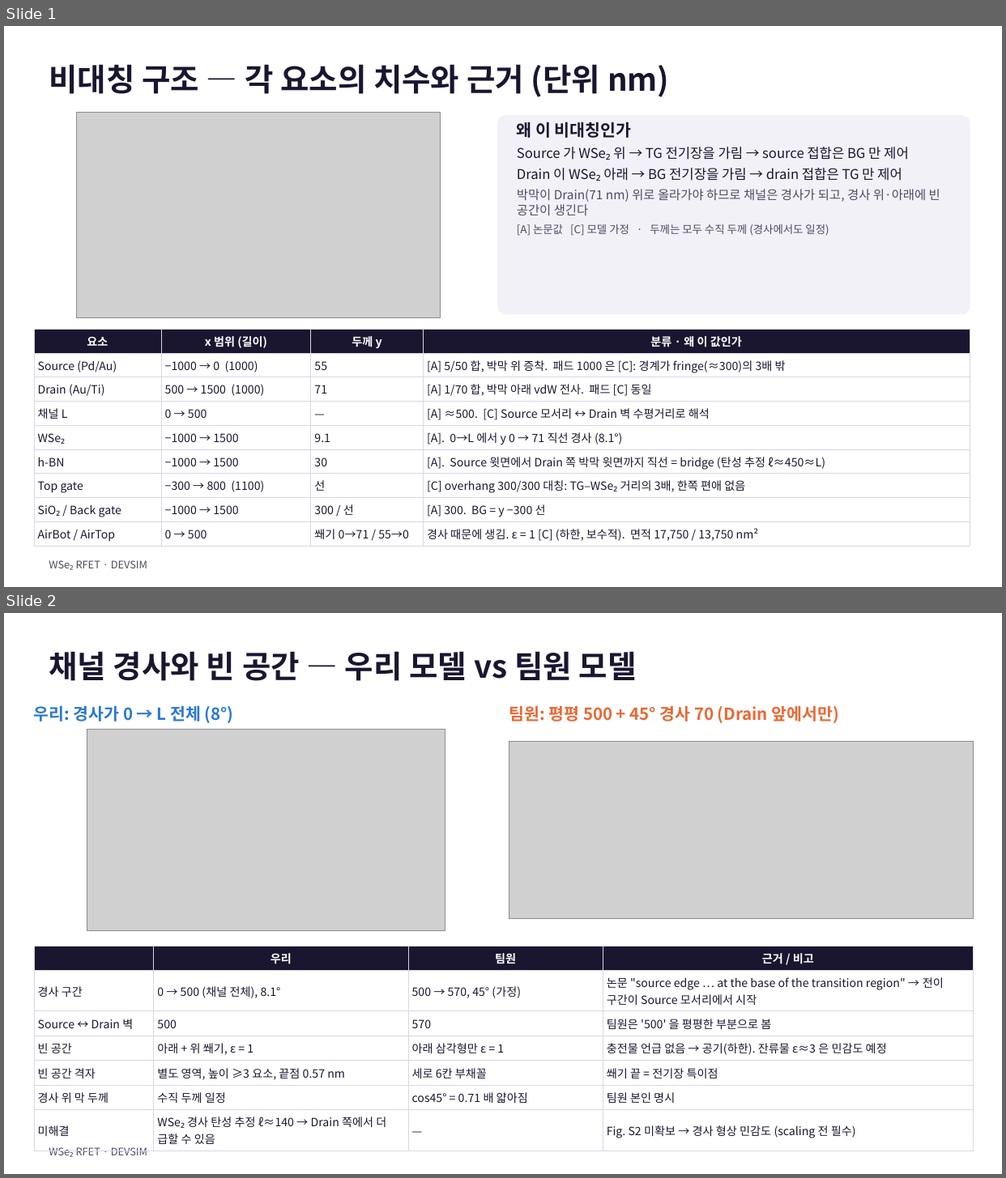
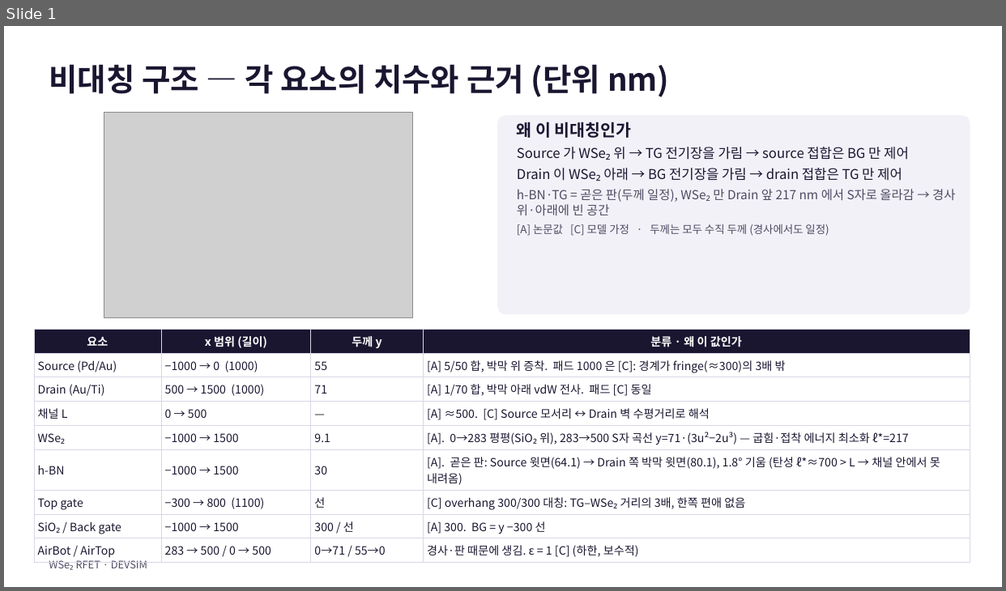
Before and after one commit to jiseonyang-9070/rfet, a slide deck: slides/RFET_asymmetric_structure.pptx. Shown one above the other, each under a label of ours: slides 1 and 2 before the commit, slide 1 after it. The pictures are 1006x1178 and 1006x591 pixels, drawn with LibreOffice and Linux fonts; fonts in the diff are those of the drawing; grey boxes stand for pictures. Boxes give left, top, right and bottom in pixels: in the first picture for what was removed or moved away, otherwise in the second. Text is boxed around its words. In the diff, an @@ line names an element or a change of style, - is before the commit and + after.

```diff
--- a/slides/RFET_asymmetric_structure.pptx
+++ b/slides/RFET_asymmetric_structure.pptx
@@ slide 2 removed at (4,613,1002,1174), background #FFFFFF; not listed: 1 template element that a slide beside it also shows @@
@@ title removed at (49,651,637,681) @@
-채널 경사와 빈 공간 — 우리 모델 vs 팀원 모델
@@ text removed at (34,705,234,723) @@
-우리: 경사가 0 → L 전체 (8°)
@@ text removed at (509,705,839,723) @@
-팀원: 평평 500 + 45° 경사 70 (Drain 앞에서만)
@@ picture removed at (87,729,445,931) @@
@@ picture removed at (509,741,974,919) @@
@@ table removed at (34,946,974,1148), 7 rows, 4 columns @@
- | 우리 | 팀원 | 근거 / 비고
-경사 구간 | 0 → 500 (채널 전체), 8.1° | 500 → 570, 45° (가정) | 논문 "source edge … at the base of the transition region" → 전이 구간이 Source 모서리에서 시작
-Source ↔ Drain 벽 | 500 | 570 | 팀원은 '500' 을 평평한 부분으로 봄
-빈 공간 | 아래 + 위 쐐기, ε = 1 | 아래 삼각형만 ε = 1 | 충전물 언급 없음 → 공기(하한). 잔류물 ε≈3 은 민감도 예정
-빈 공간 격자 | 별도 영역, 높이 ≥3 요소, 끝점 0.57 nm | 세로 6칸 부채꼴 | 쐐기 끝 = 전기장 특이점
-경사 위 막 두께 | 수직 두께 일정 | cos45° = 0.71 배 얇아짐 | 팀원 본인 명시
-미해결 | WSe₂ 경사 탄성 추정 ℓ≈140 → Drain 쪽에서 더 급할 수 있음 | — | Fig. S2 미확보 → 경사 형상 민감도 (scaling 전 필수)
@@ slide 1 changed as well @@
@@ picture: place and size @@
-picture at (77,112,441,318)
+picture at (104,112,413,318)
@@ text at (517,189,955,216): text changed @@
-박막이 Drain(71 nm) 위로 올라가야 하므로 채널은 경사가 되고, 경사 위·아래에 빈 공간이 생긴다
+h-BN·TG = 곧은 판(두께 일정), WSe₂ 만 Drain 앞 217 nm 에서 S자로 올라감 → 경사 위·아래에 빈 공간
@@ table at (34,329,970,561) @@
-row 5, column 4: [A]. 0→L 에서 y 0 → 71 직선 경사 (8.1°)
+row 5, column 4: [A]. 0→283 평평(SiO₂ 위), 283→500 S자 곡선 y=71·(3u²−2u³) — 굽힘·접착 에너지 최소화 ℓ*=217
-row 6, column 4: [A]. Source 윗면에서 Drain 쪽 박막 윗면까지 직선 = bridge (탄성 추정 ℓ≈450≈L)
+row 6, column 4: [A]. 곧은 판: Source 윗면(64.1) → Drain 쪽 박막 윗면(80.1), 1.8° 기움 (탄성 ℓ*≈700 > L → 채널 안에서 못 내려옴)
-row 9: AirBot / AirTop | 0 → 500 | 쐐기 0→71 / 55→0 | 경사 때문에 생김. ε = 1 [C] (하한, 보수적). 면적 17,750 / 13,750 nm²
+row 9: AirBot / AirTop | 283 → 500 / 0 → 500 | 0→71 / 55→0 | 경사·판 때문에 생김. ε = 1 [C] (하한, 보수적)
```
Also in this commit, not shown: 1 slide added, 25 other files.
